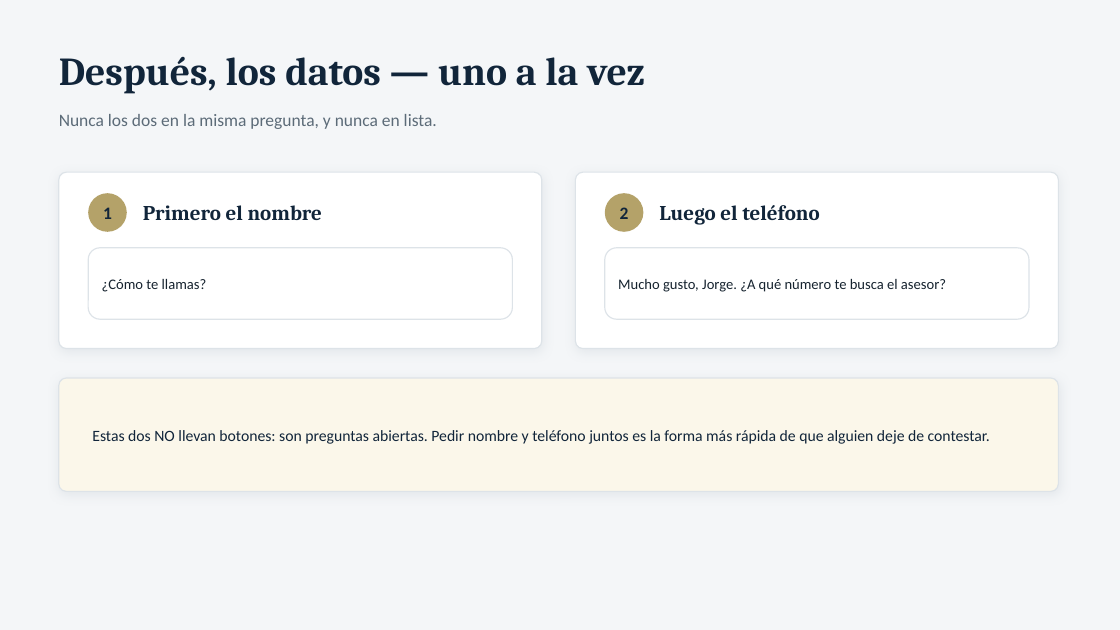
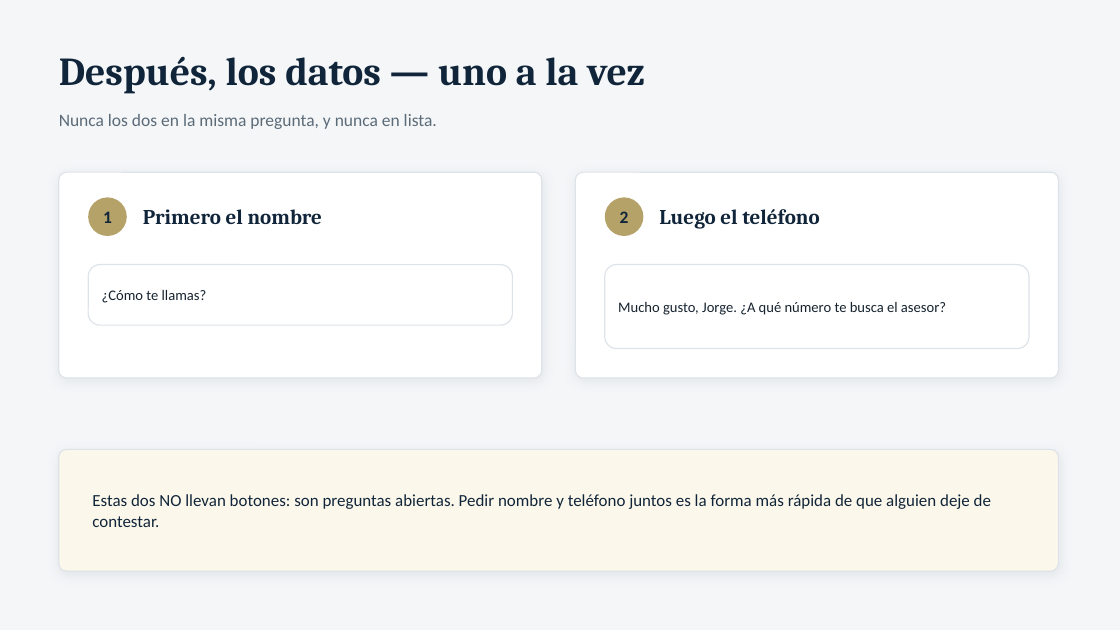
Before and after one commit to jjalwaysinnovating-star/Maderas, a slide deck: slide 11 of presentacion/sistema-ciudad-maderas.pptx. Drawn at 1120x630 pixels with LibreOffice and Linux fonts; fonts in the diff are those of the drawing. Boxes give left, top, right and bottom in pixels: in the first picture for what was removed or moved away, otherwise in the second. Text is boxed around its words. In the diff, an @@ line names an element or a change of style, - is before the commit and + after.

```diff
--- a/presentacion/sistema-ciudad-maderas.pptx
+++ b/presentacion/sistema-ciudad-maderas.pptx
@@ rounded rectangle: place and size @@
-rounded rectangle at (59,172,542,349)
+rounded rectangle at (59,172,542,378)
@@ rounded rectangle: place and size @@
-rounded rectangle at (576,172,1059,349)
+rounded rectangle at (576,172,1059,378)
@@ 4 texts, 2 ellipses: place and size @@
-4 texts, 2 ellipses at (88,193,819,232)
+4 texts, 2 ellipses at (88,197,819,236)
@@ rounded rectangle: place and size @@
-rounded rectangle at (88,248,513,319)
+rounded rectangle at (88,265,513,325)
@@ text "¿Cómo te llamas?": place and size @@
-text "¿Cómo te llamas?" at (102,279,207,292)
+text "¿Cómo te llamas?" at (102,290,207,303)
@@ rounded rectangle: place and size @@
-rounded rectangle at (605,248,1029,319)
+rounded rectangle at (605,265,1029,349)
@@ text "Mucho gusto, Jorge. ¿A qué ...": place and size @@
-text "Mucho gusto, Jorge. ¿A qué ..." at (618,279,946,292)
+text "Mucho gusto, Jorge. ¿A qué ..." at (618,302,946,315)
@@ proportions changed in 5 elements at (88,265,513,325), (576,172,1059,378), (59,172,542,378), (605,265,1029,349), (59,450,1059,571) @@
@@ rounded rectangle: place and size @@
-rounded rectangle at (59,378,1059,492)
+rounded rectangle at (59,450,1059,571)
@@ text "Estas dos NO llevan botones: ...": place and size @@
-text "Estas dos NO llevan botones: ..." at (92,430,990,444)
+text "Estas dos NO llevan botones: ..." at (92,494,991,527)
@@ text "Estas dos NO llevan botones: ..." at (92,494,991,527): size 13.5 to 14.5 pt @@
```
Also in this commit, not shown: 14 other slides changed, 3 other files.
